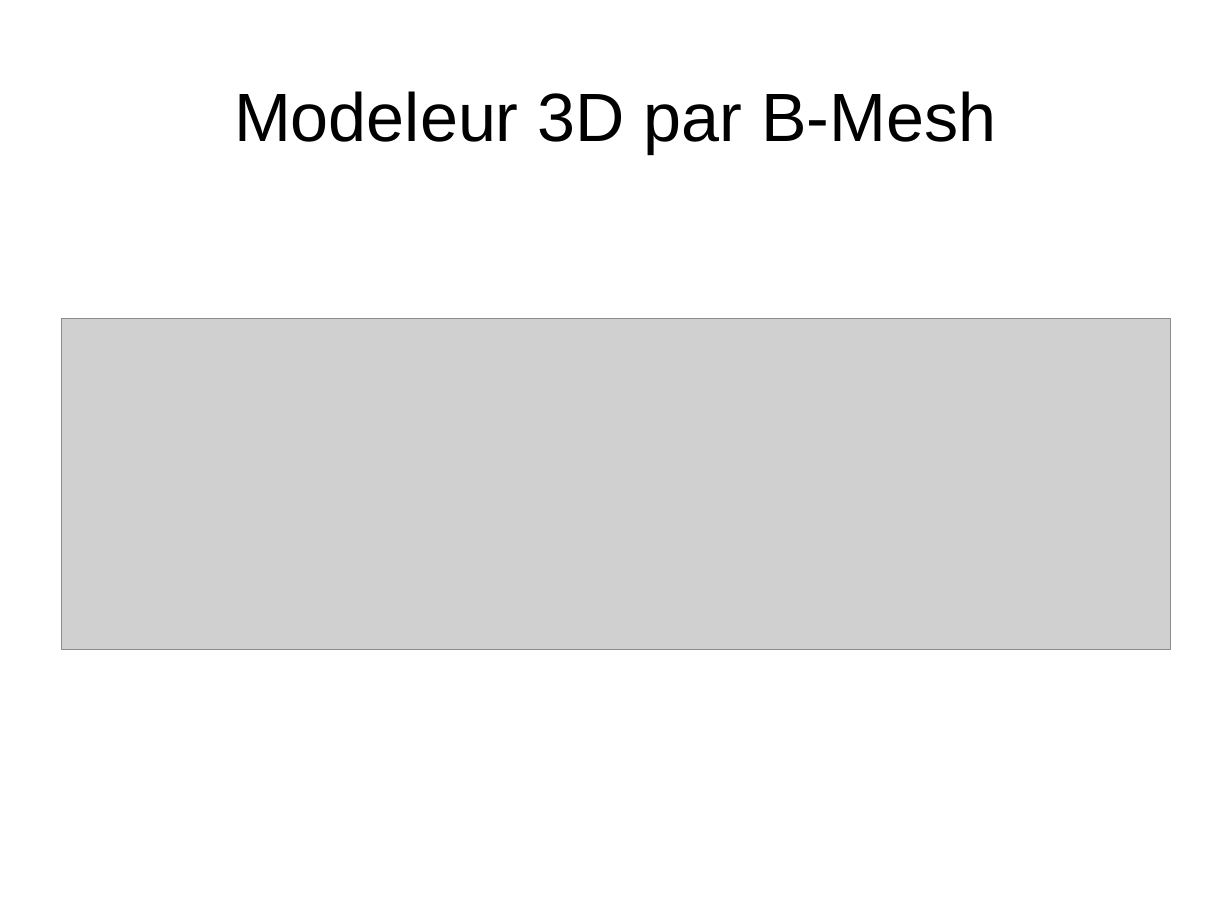
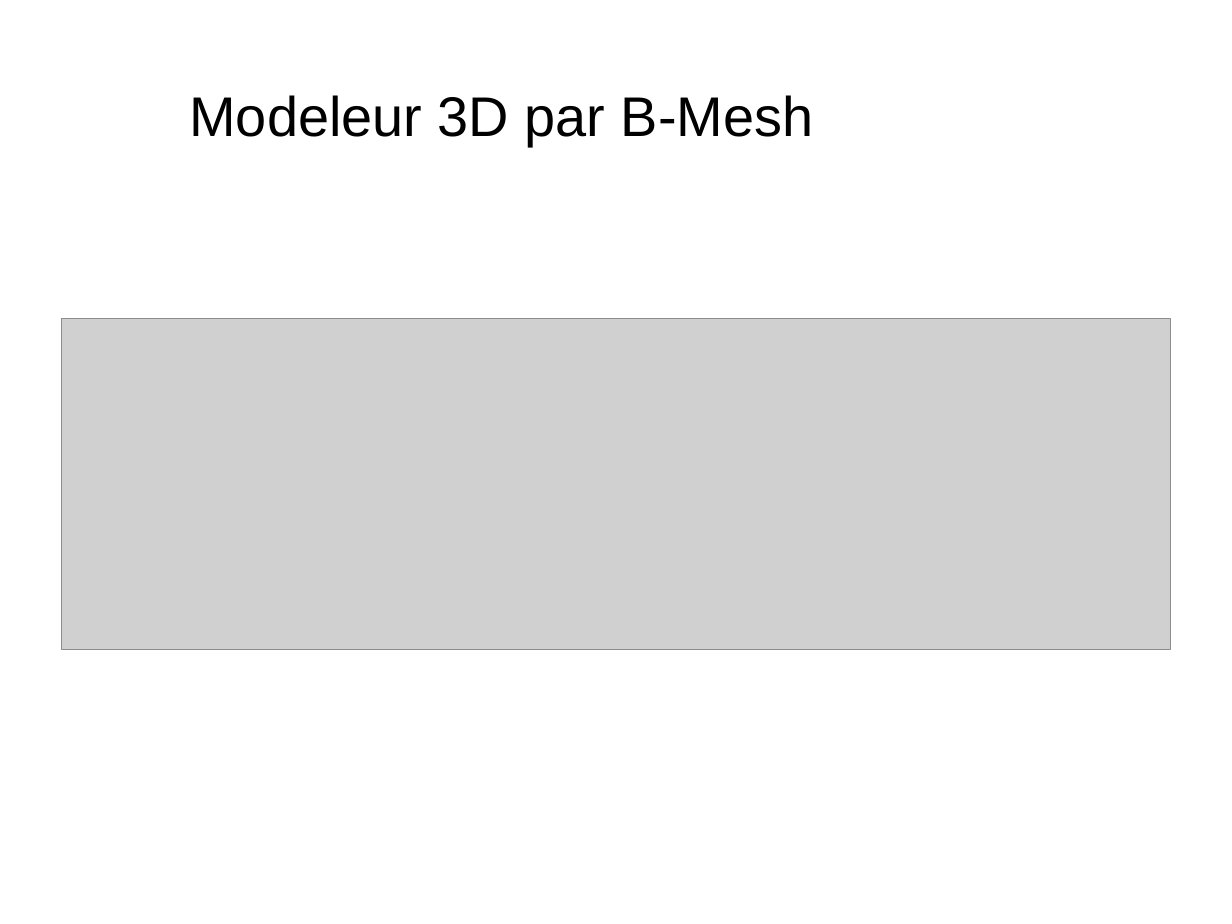
Before and after one commit to juliendvl/modeleur-bmesh, a slide deck: slide 1 of SCHEME/diapos_scheme.odp. Drawn at 1232x924 pixels with LibreOffice and Linux fonts; fonts in the diff are those of the drawing; grey boxes stand for pictures; background and template pictures are left out. Boxes give left, top, right and bottom in pixels: in the first picture for what was removed or moved away, otherwise in the second. Text is boxed around its words. In the diff, an @@ line names an element or a change of style, - is before the commit and + after.

```diff
--- a/SCHEME/diapos_scheme.odp
+++ b/SCHEME/diapos_scheme.odp
@@ title "Modeleur 3D par B-Mesh" moved from (x1=234, y1=91, x2=996, y2=153) to (x1=189, y1=95, x2=813, y2=146) @@
@@ title "Modeleur 3D par B-Mesh" at (x1=189, y1=95, x2=813, y2=146): size 44 to 36 pt @@
```
Also in this commit, not shown: 9 other slides changed, 1 slide added, 1 slide removed.
